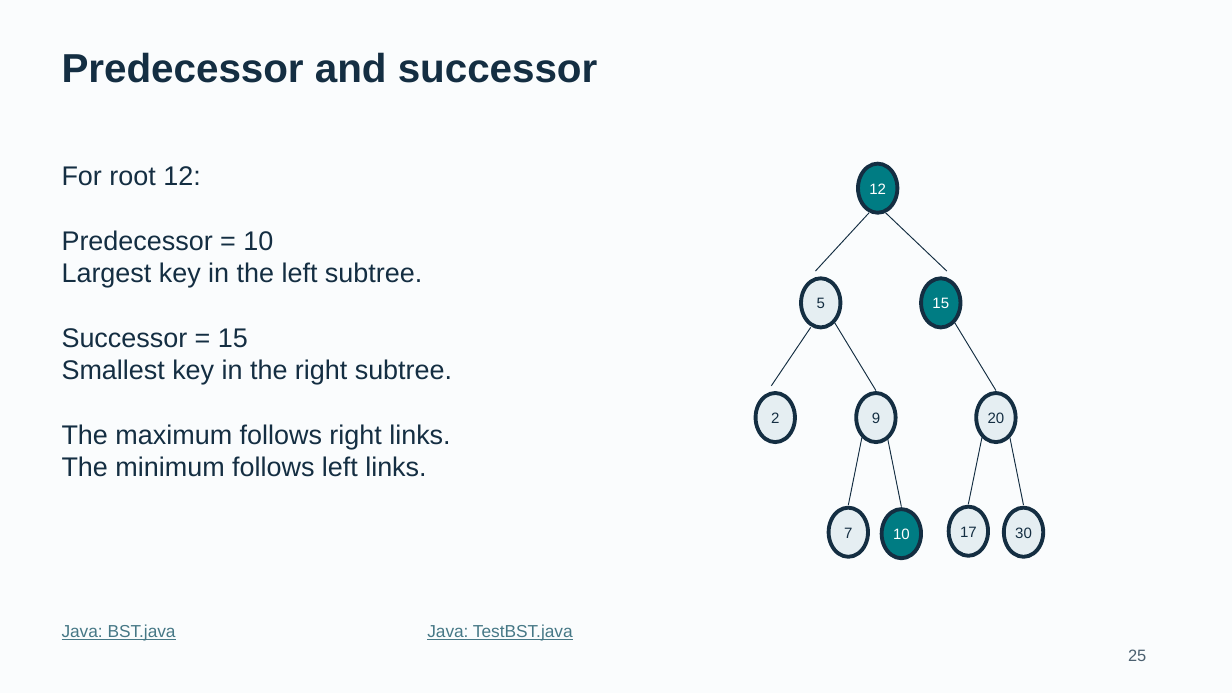
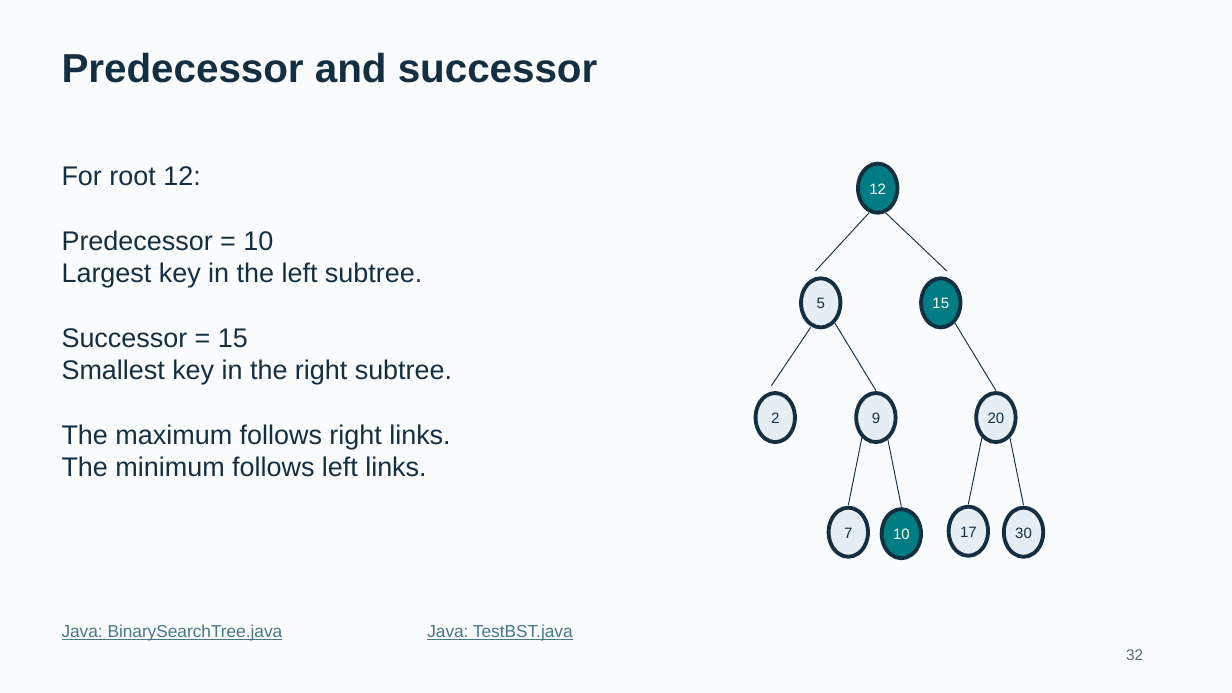
Before and after one commit to bzartoshty/bzartoshty.github.io, a slide deck: slide 32 of COMP182/Lectures/Lecture10/Lecture10_BST_Linked.pptx (slide 25 before the commit). Drawn at 1232x693 pixels with LibreOffice and Linux fonts; fonts in the diff are those of the drawing. Boxes give left, top, right and bottom in pixels: in the first picture for what was removed or moved away, otherwise in the second. Text is boxed around its words. In the diff, an @@ line names an element or a change of style, - is before the commit and + after.

Commit message:
Replace Lecture 10 BST with BinarySearchTree and update examples and links

```diff
--- a/COMP182/Lectures/Lecture10/Lecture10_BST_Linked.pptx
+++ b/COMP182/Lectures/Lecture10/Lecture10_BST_Linked.pptx
@@ text at [62, 624, 283, 640]: text changed @@
-Java: BST.java
+Java: BinarySearchTree.java
@@ text added at [1126, 649, 1143, 660], 12 pt, text #536A78 @@
+32
@@ text removed at [1128, 649, 1146, 661] @@
-25
```
Also in this commit, not shown: 38 other slides changed, 13 slides added, 1 slide removed, 13 other files.
